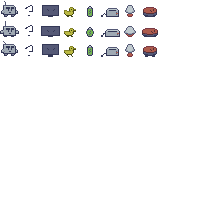
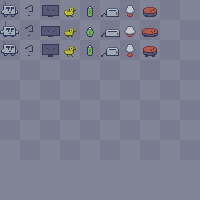
Before/after of a (200, 200) layered artwork. What changed in the layer stack:
showed "Layer #1", painted on it over [0, 0, 200, 160]
showed "Layer" over [0, 0, 200, 200]
